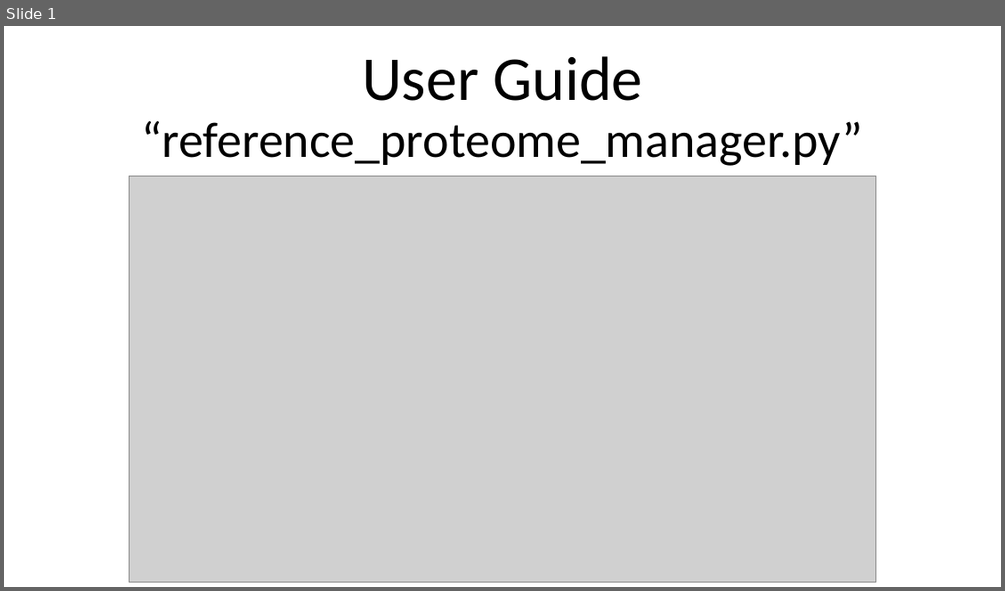
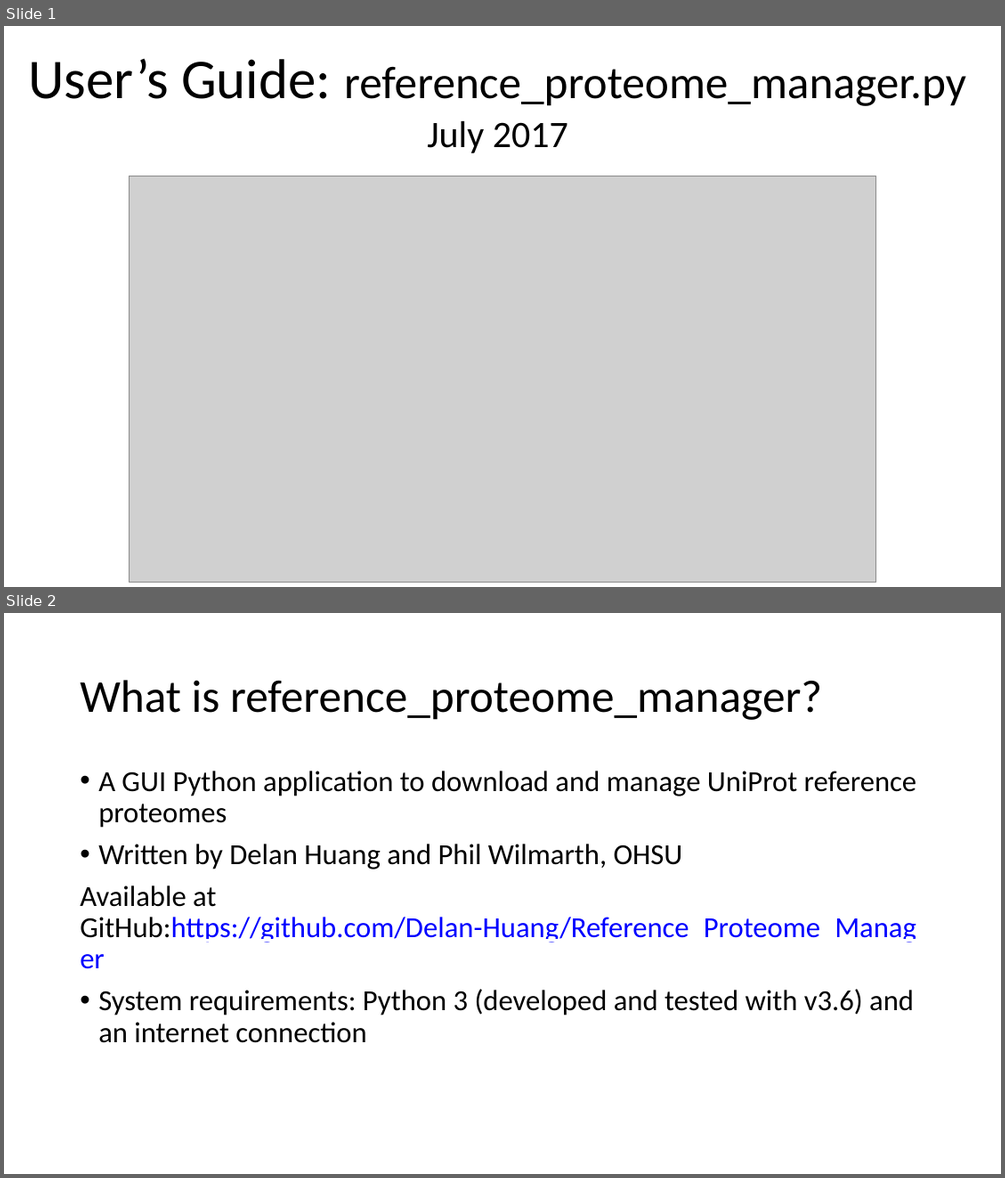
Before and after one commit to lily-liang12/Reference_Proteome_Manager, a slide deck: User Guide.pptx. Shown one above the other, each under a label of ours: slide 1 before the commit, slides 1 and 2 after it. The pictures are 1005x591 and 1005x1178 pixels, drawn with LibreOffice and Linux fonts; fonts in the diff are those of the drawing; grey boxes stand for pictures. Boxes give left, top, right and bottom in pixels: in the first picture for what was removed or moved away, otherwise in the second. Text is boxed around its words. In the diff, an @@ line names an element or a change of style, - is before the commit and + after.

```diff
--- a/User Guide.pptx
+++ b/User Guide.pptx
@@ slide 2 added at [4, 613, 1001, 1174], background #FFFFFF @@
@@ text added at [80, 680, 822, 720], 44 pt, text #000000 @@
+What is reference_proteome_manager?
@@ text added at [80, 771, 917, 1043], 28 pt, text #000000 @@
+• A GUI Python application to download and manage UniProt reference proteomes
+• Written by Delan Huang and Phil Wilmarth, OHSU
+Available at GitHub:https://github.com/Delan-Huang/Reference_Proteome_Manager
+• System requirements: Python 3 (developed and tested with v3.6) and an internet connection
@@ slide 1 changed as well @@
@@ text at [28, 58, 966, 153]: text changed; size 48 to 44 pt @@
-User Guide
-“reference_proteome_manager.py”
+User’s Guide: reference_proteome_manager.py
+July 2017
```
Also in this commit, not shown: 7 other slides changed, 4 other slides added, 2 other files.
